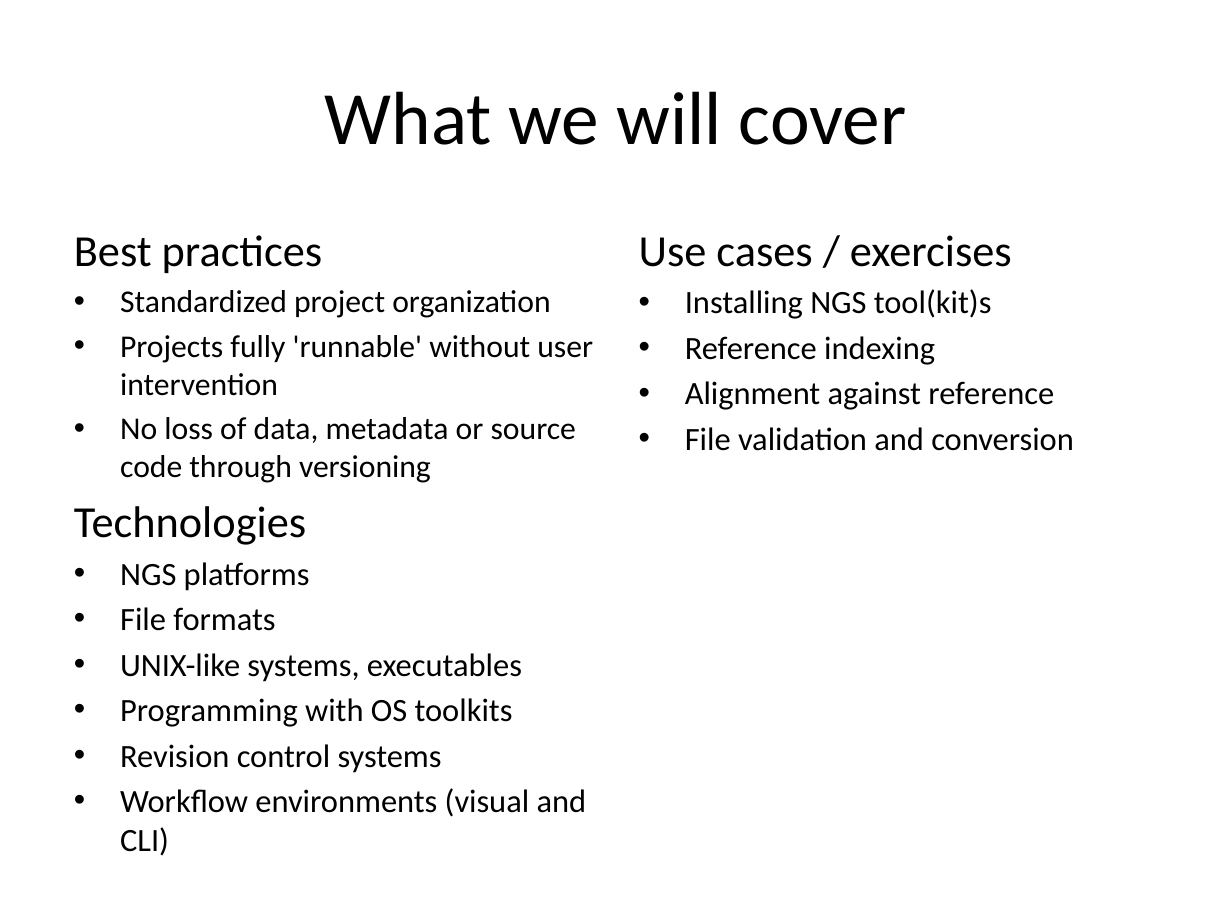
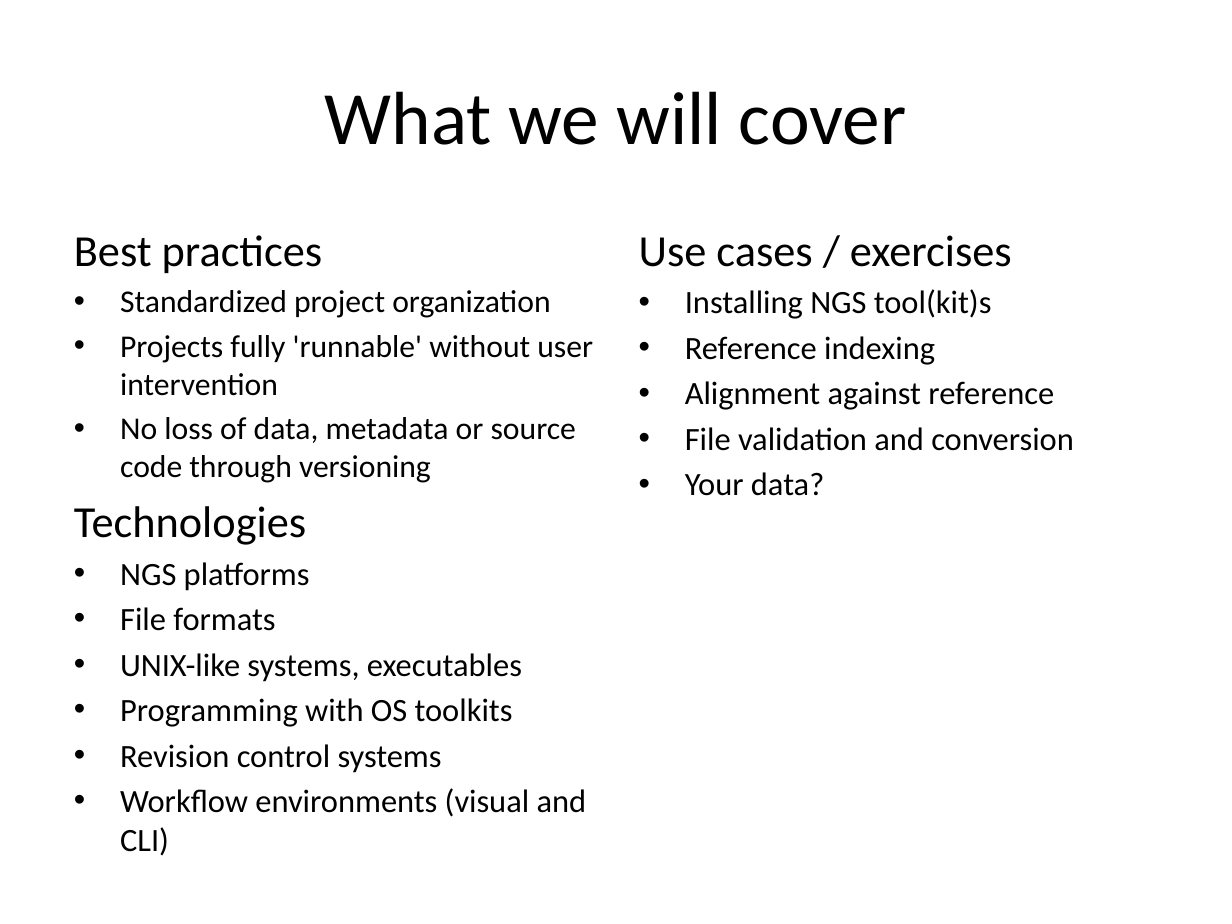
Before and after one commit to rvosa/ngs-workflows, a slide deck: slide 15 of doc/slides/day1/session1/NGSplatforms.pptx (slide 14 before the commit). Drawn at 1232x924 pixels with LibreOffice and Linux fonts; fonts in the diff are those of the drawing. Boxes give left, top, right and bottom in pixels: in the first picture for what was removed or moved away, otherwise in the second. Text is boxed around its words. In the diff, an @@ line names an element or a change of style, - is before the commit and + after.

```diff
--- a/doc/slides/day1/session1/NGSplatforms.pptx
+++ b/doc/slides/day1/session1/NGSplatforms.pptx
@@ text at <box>685,472,824,496</box>: paragraph added @@
+• Your data?
```
Also in this commit, not shown: 1 slide added.
